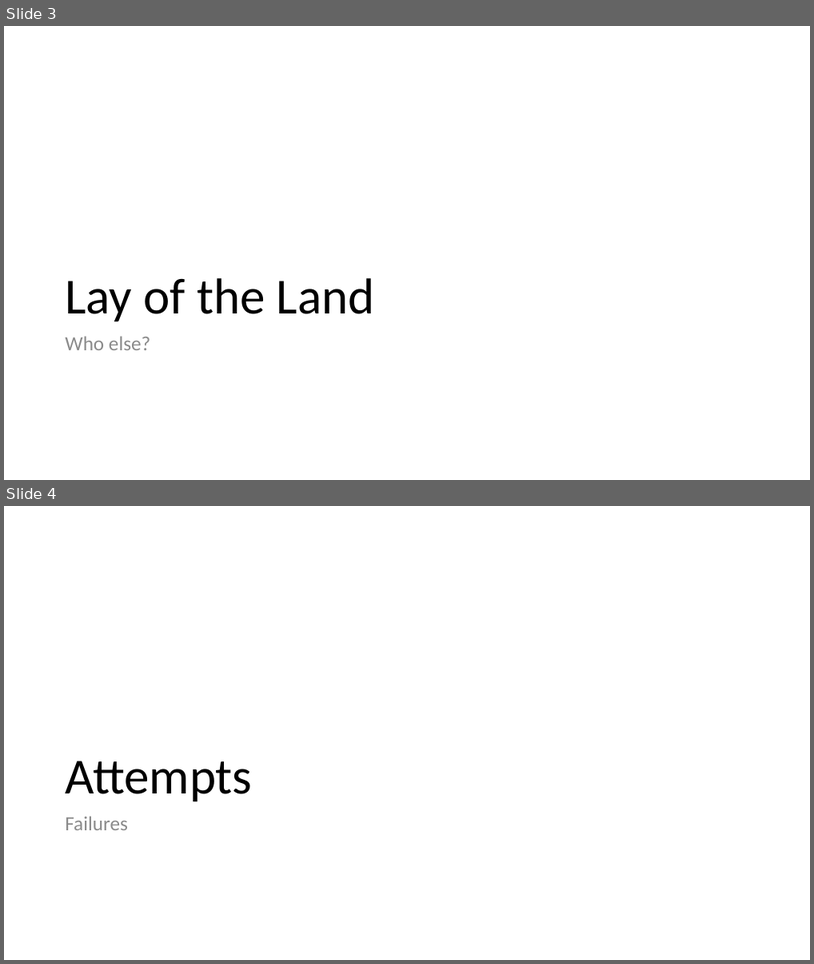
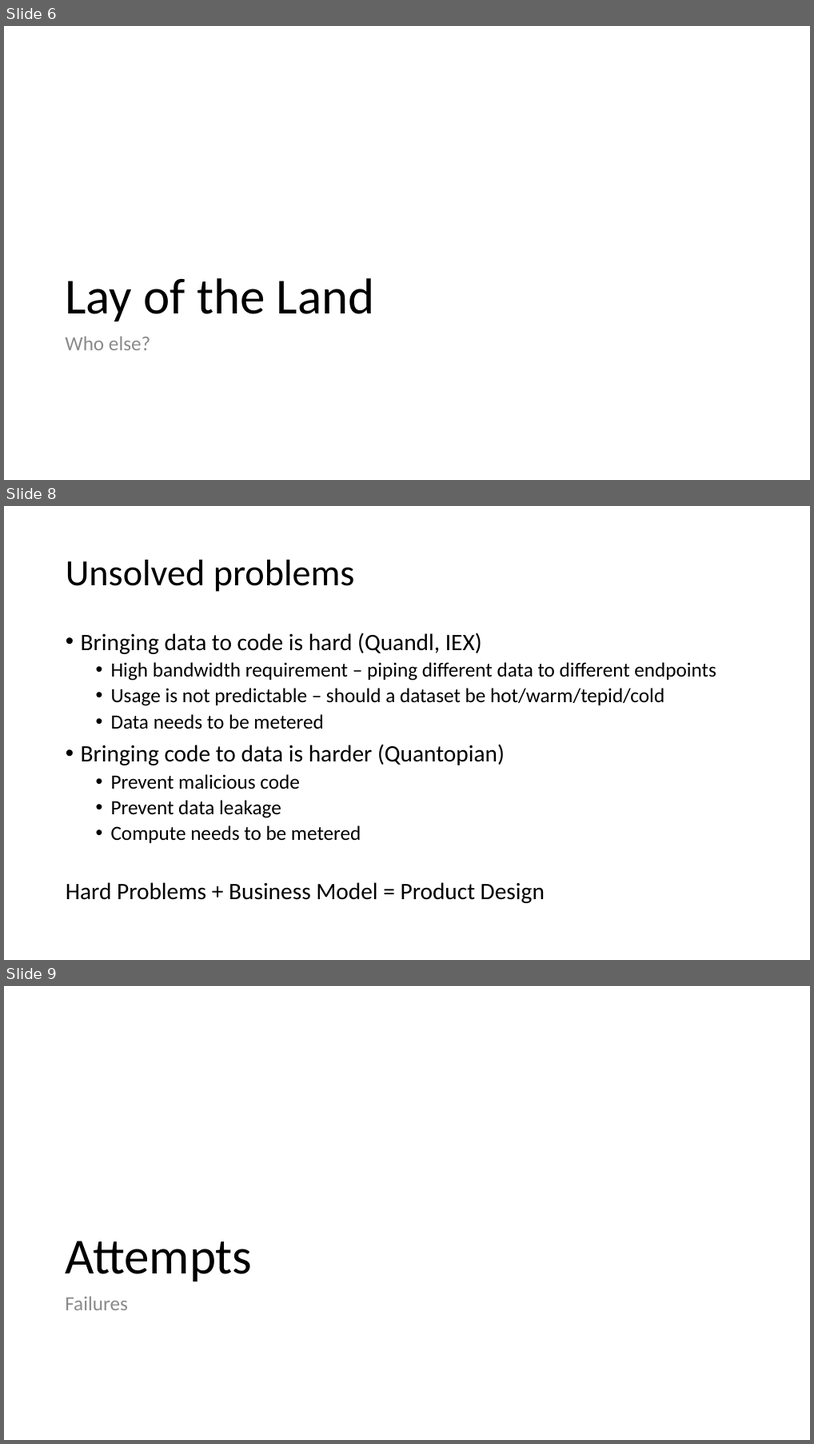
Before and after one commit to shyams80/pluto, a slide deck: media/Pluto.pptx. Shown one above the other, each under a label of ours: slides 3 and 4 before the commit, slides 6, 8 and 9 after it; the slides between them are not shown. The pictures are 814x964 and 814x1444 pixels, drawn with LibreOffice and Linux fonts; fonts in the diff are those of the drawing. Boxes give left, top, right and bottom in pixels: in the first picture for what was removed or moved away, otherwise in the second. Text is boxed around its words. In the diff, an @@ line names an element or a change of style, - is before the commit and + after.

```diff
--- a/media/Pluto.pptx
+++ b/media/Pluto.pptx
@@ slide 8 added at (4,506,810,960), background #FFFFFF @@
@@ title added at (66,560,355,592), 44 pt, text #000000 @@
+Unsolved problems
@@ text added at (66,632,717,903), 24 pt, text #000000 @@
+• Bringing data to code is hard (Quandl, IEX)
+  • High bandwidth requirement – piping different data to different endpoints
+  • Usage is not predictable – should a dataset be hot/warm/tepid/cold
+  • Data needs to be metered
+• Bringing code to data is harder (Quantopian)
+  • Prevent malicious code
+  • Prevent data leakage
+  • Compute needs to be metered
+Hard Problems + Business Model = Product Design
@@ what was slide 3 is now slide 6 @@
@@ what was slide 4 is now slide 9 @@
```
Also in this commit, not shown: 8 other slides added, 1 slide removed.
